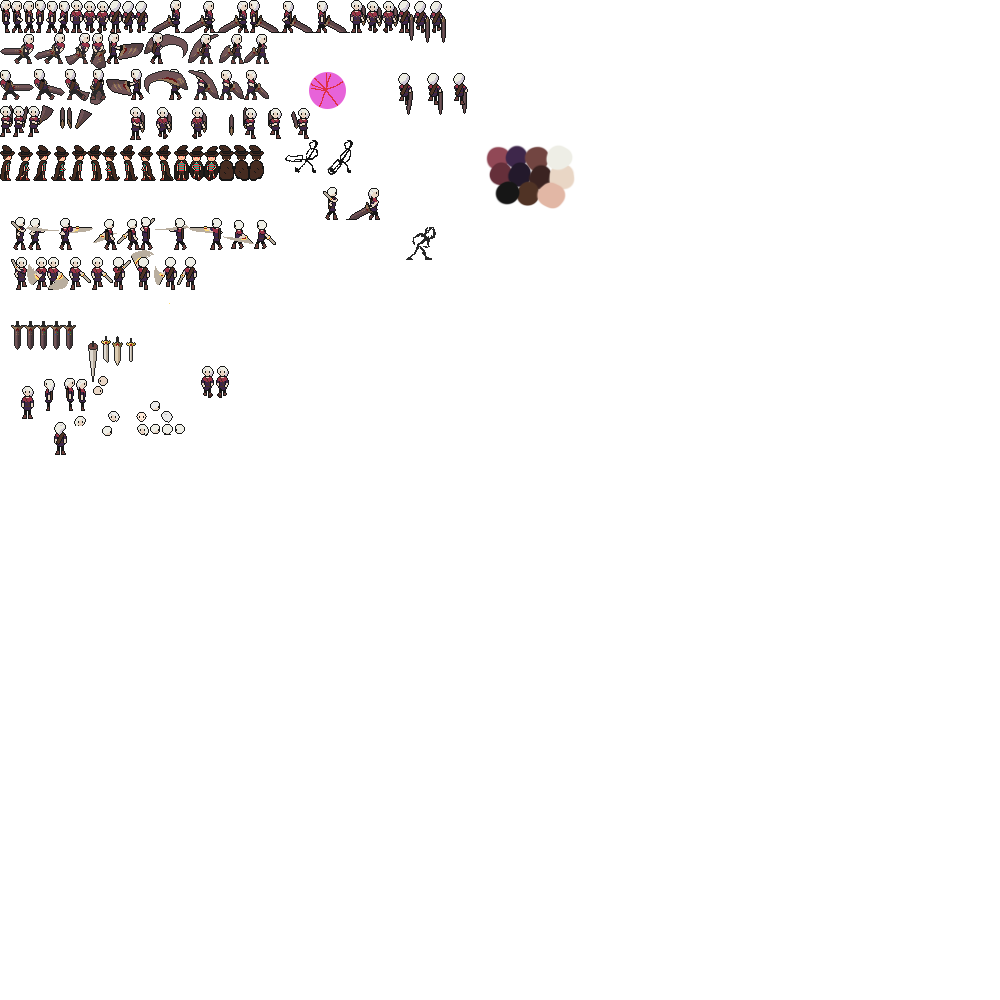
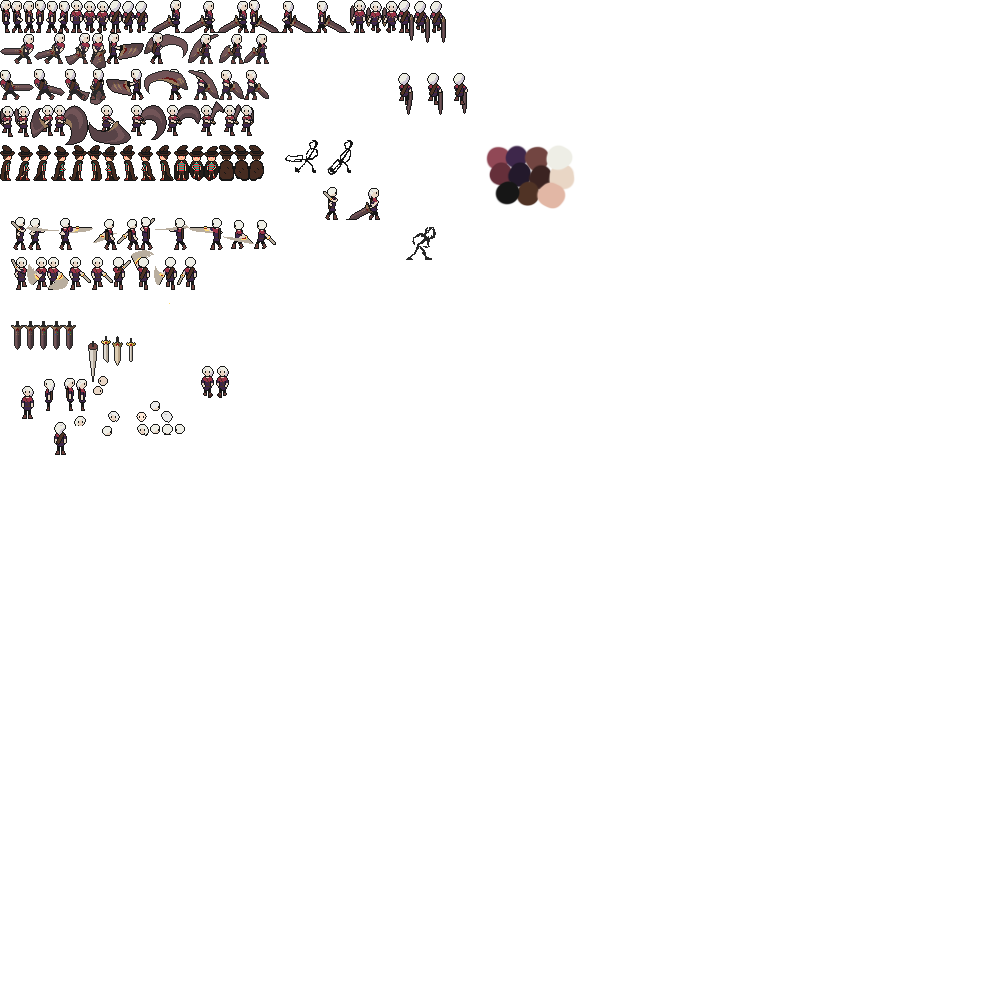
Before/after of a 1000×1000 layered artwork. What changed in the layer stack:
removed layer "Layer 51" from group "Down" over [311, 73, 343, 107]
removed layer "Ellipse 1" (was 75%) from group "Down" over [309, 72, 346, 109]
removed layer "Layer 48" from group "Down" over [28, 106, 40, 137]
removed layer "Layer 50" from group "Down" over [37, 105, 54, 125]
renamed "Layer 61" to "1", moved it above "2", painted on it over [0, 106, 282, 139]
renamed "Layer 46" to "2", painted on it over [13, 106, 30, 137]
removed layer "Layer 43" from group "Down" over [0, 105, 13, 137]
renamed "Layer 60" to "3", moved it above "5", painted on it over [30, 105, 257, 139]
renamed "Layer 49" to "5", painted on it over [54, 105, 92, 145]
removed layer "Layer 47" from group "Down" over [60, 107, 72, 129]
added layer "4" (5th of 5, in "Player" › "Armed" › "Attack" › "Down") in group "Down" over [88, 105, 131, 145]
added layer "6" (3rd of 3, in "Player" › "Armed" › "Attack" › "Down") in group "Down" over [131, 105, 167, 140]
added layer "7" (2nd of 2, in "Player" › "Armed" › "Attack" › "Down") in group "Down" over [124, 105, 201, 137]
added layer "8" (3rd of 3, in "Player" › "Armed" › "Attack" › "Down") in group "Down" over [201, 101, 224, 136]
renamed "Layer 45" to "9", painted on it over [224, 104, 253, 136]
removed layer "Layer 41" from group "Down" over [130, 107, 145, 140]
removed layer "2 copy 2" from group "Down" over [156, 107, 172, 139]
removed layer "3 copy" from group "Down" over [191, 107, 207, 139]
removed layer "Layer 62" from group "Down" over [291, 108, 310, 139]
added layer "10" in group "Down" over [241, 105, 254, 136]
painted on "1" (14th of 15, in "Player" › "Armed" › "Walk" › "Down") over [350, 0, 366, 33]
painted on "2" (14th of 15, in "Player" › "Armed" › "Walk" › "Down") over [366, 1, 382, 33]
painted on "3" (14th of 15, in "Player" › "Armed" › "Walk" › "Down") over [382, 1, 398, 33]
